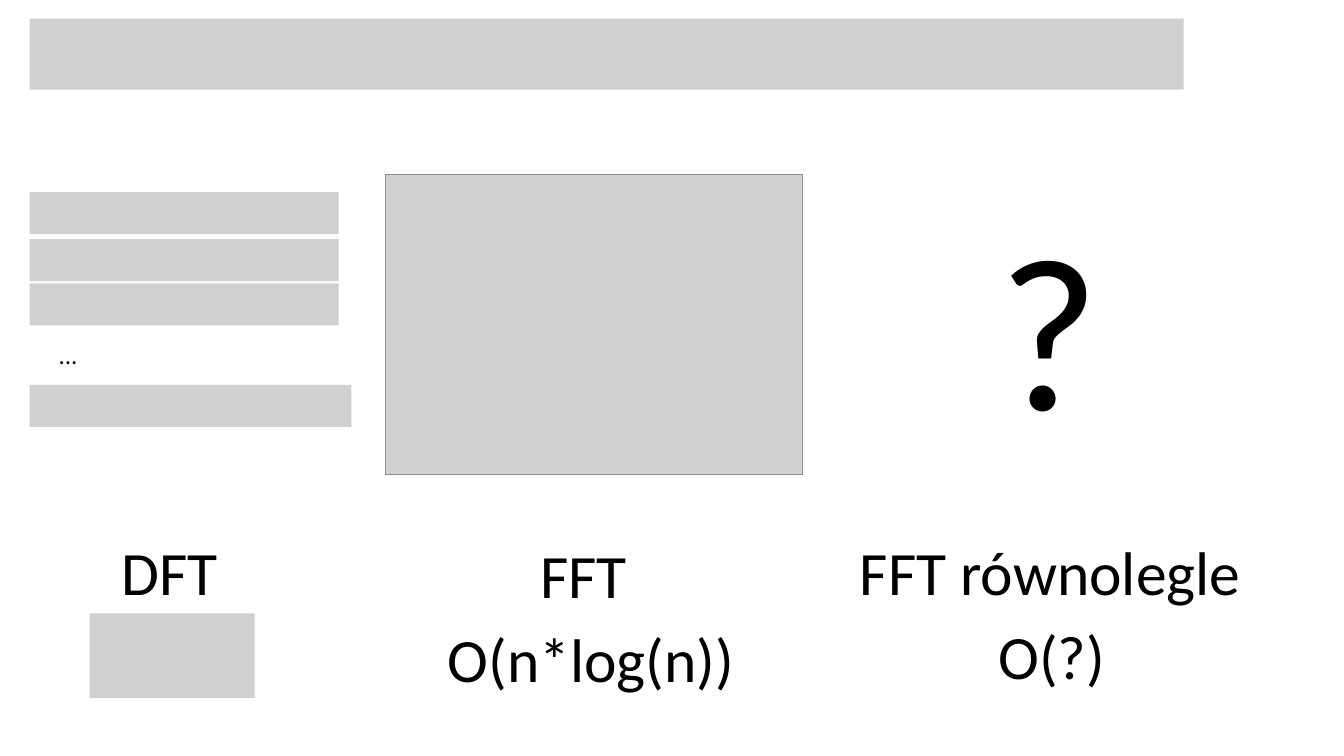
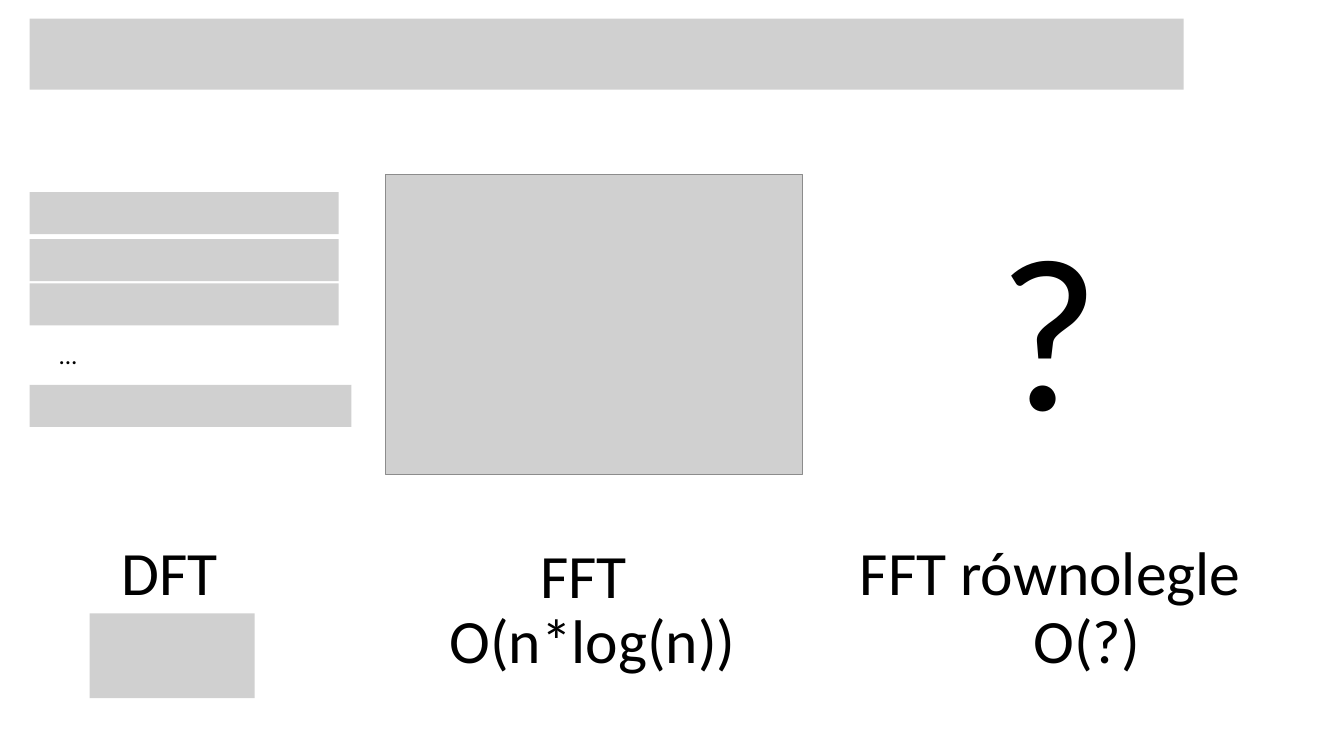
Before and after one commit to mszlachetka/mpi_fft, a slide deck: slide 3 of fft_prezentacja.pptx. Drawn at 1344x756 pixels with LibreOffice and Linux fonts; fonts in the diff are those of the drawing; grey boxes stand for pictures. Boxes give left, top, right and bottom in pixels: in the first picture for what was removed or moved away, otherwise in the second. Text is boxed around its words. In the diff, an @@ line names an element or a change of style, - is before the commit and + after.

```diff
--- a/fft_prezentacja.pptx
+++ b/fft_prezentacja.pptx
@@ text "O(n*log(n))": place and size @@
-text "O(n*log(n))" at (448, 637, 734, 693)
+text "O(n*log(n))" at (449, 618, 735, 674)
@@ text "O(?)": place and size @@
-text "O(?)" at (999, 634, 1106, 688)
+text "O(?)" at (1034, 618, 1141, 672)
```
Also in this commit, not shown: 1 slide added.
